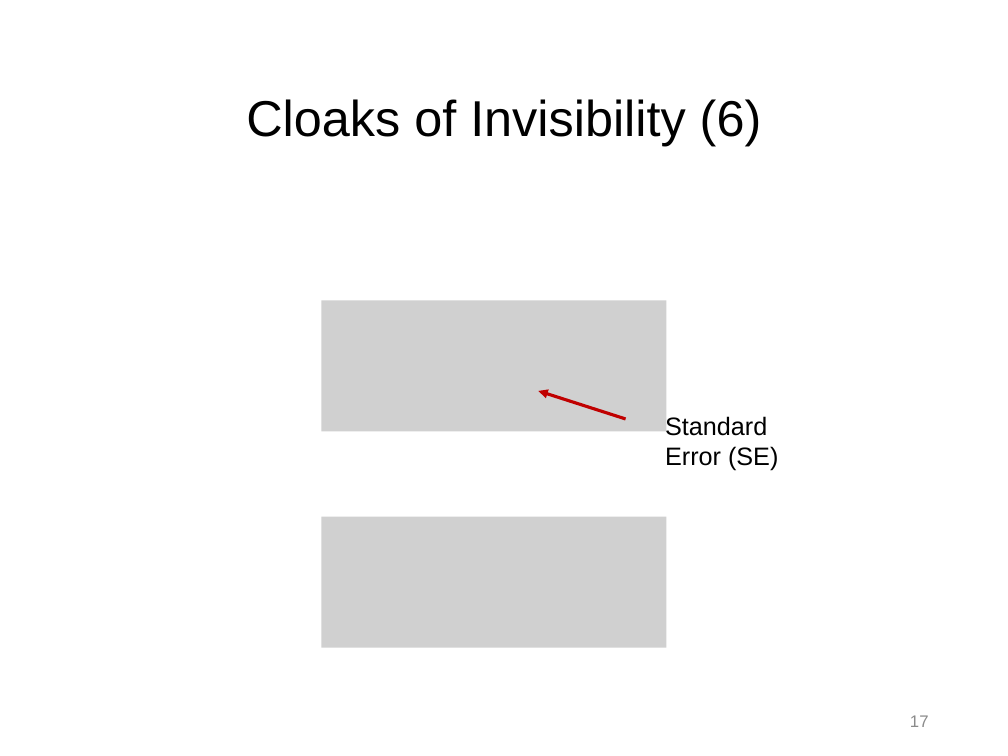
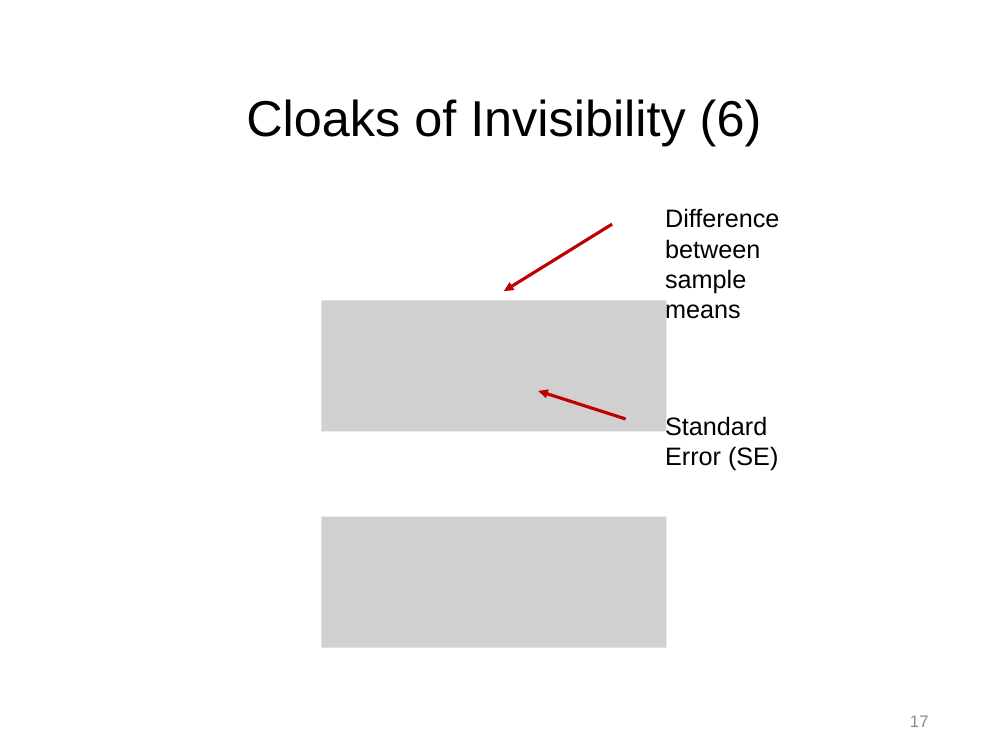
Before and after one commit to npm27/Teaching-Materials, a slide deck: slide 17 of Stats/Slides/4.1 Chapter 10 slides (Part 1 Independent t-test).pptx. Drawn at 1008x756 pixels with LibreOffice and Linux fonts; fonts in the diff are those of the drawing; grey boxes stand for pictures. Boxes give left, top, right and bottom in pixels: in the first picture for what was removed or moved away, otherwise in the second. Text is boxed around its words. In the diff, an @@ line names an element or a change of style, - is before the commit and + after.

```diff
--- a/Stats/Slides/4.1 Chapter 10 slides (Part 1 Independent t-test).pptx
+++ b/Stats/Slides/4.1 Chapter 10 slides (Part 1 Independent t-test).pptx
@@ text added at <box>665,208,779,324</box>, 18 pt, text #000000 @@
+Difference between sample means
@@ arrow added from (612, 224) to (504, 291), #C00000 2.25 pt @@
```
Also in this commit, not shown: 6 other slides changed, 2 slides added, 6 other files.
